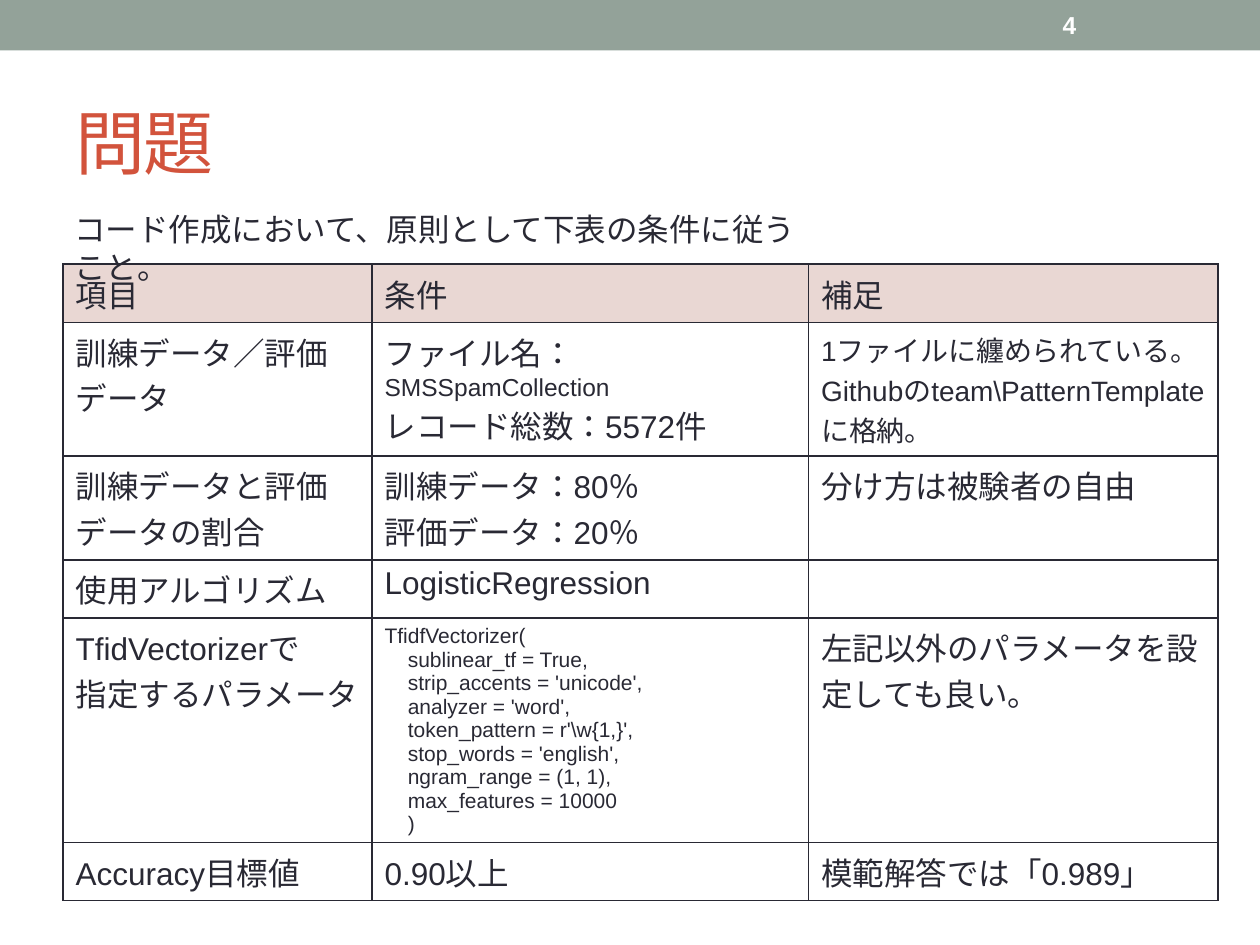
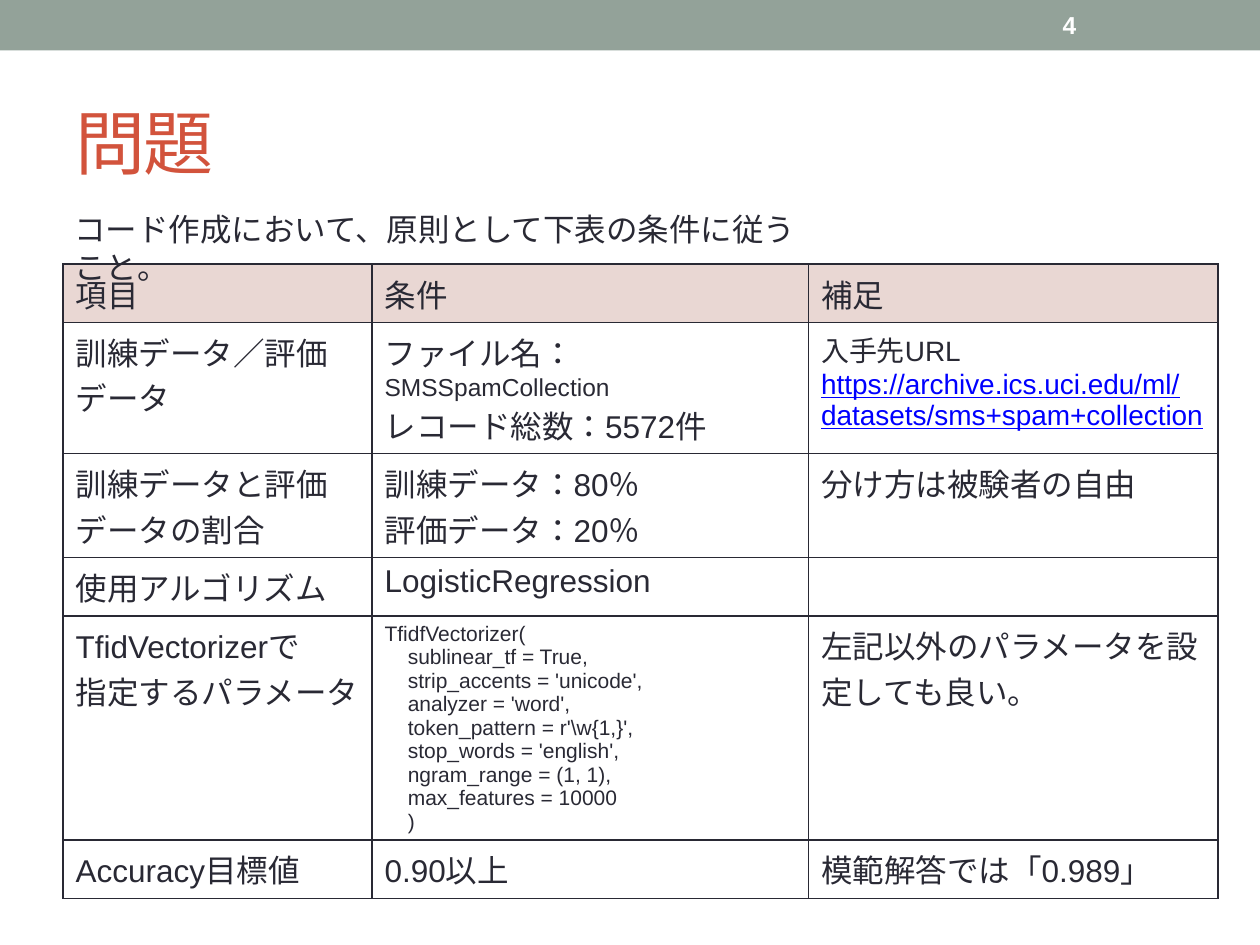
Before and after one commit to topse2018-kaggle/team, a slide deck: slide 4 of Questions/LogisticRegression_TextAnalyze/LogisticRegression_TextAnalyze_Question.pptx. Drawn at 1260x945 pixels with LibreOffice and Linux fonts; fonts in the diff are those of the drawing. Boxes give left, top, right and bottom in pixels: in the first picture for what was removed or moved away, otherwise in the second. Text is boxed around its words. In the diff, an @@ line names an element or a change of style, - is before the commit and + after.

```diff
--- a/Questions/LogisticRegression_TextAnalyze/LogisticRegression_TextAnalyze_Question.pptx
+++ b/Questions/LogisticRegression_TextAnalyze/LogisticRegression_TextAnalyze_Question.pptx
@@ table at (63, 265, 1217, 892) @@
-row 2, column 3: 1ファイルに纏められている。Githubのteam\PatternTemplateに格納。
+row 2, column 3: 入手先URL / https://archive.ics.uci.edu/ml/datasets/sms+spam+collection
```
Also in this commit, not shown: 3 other files.
